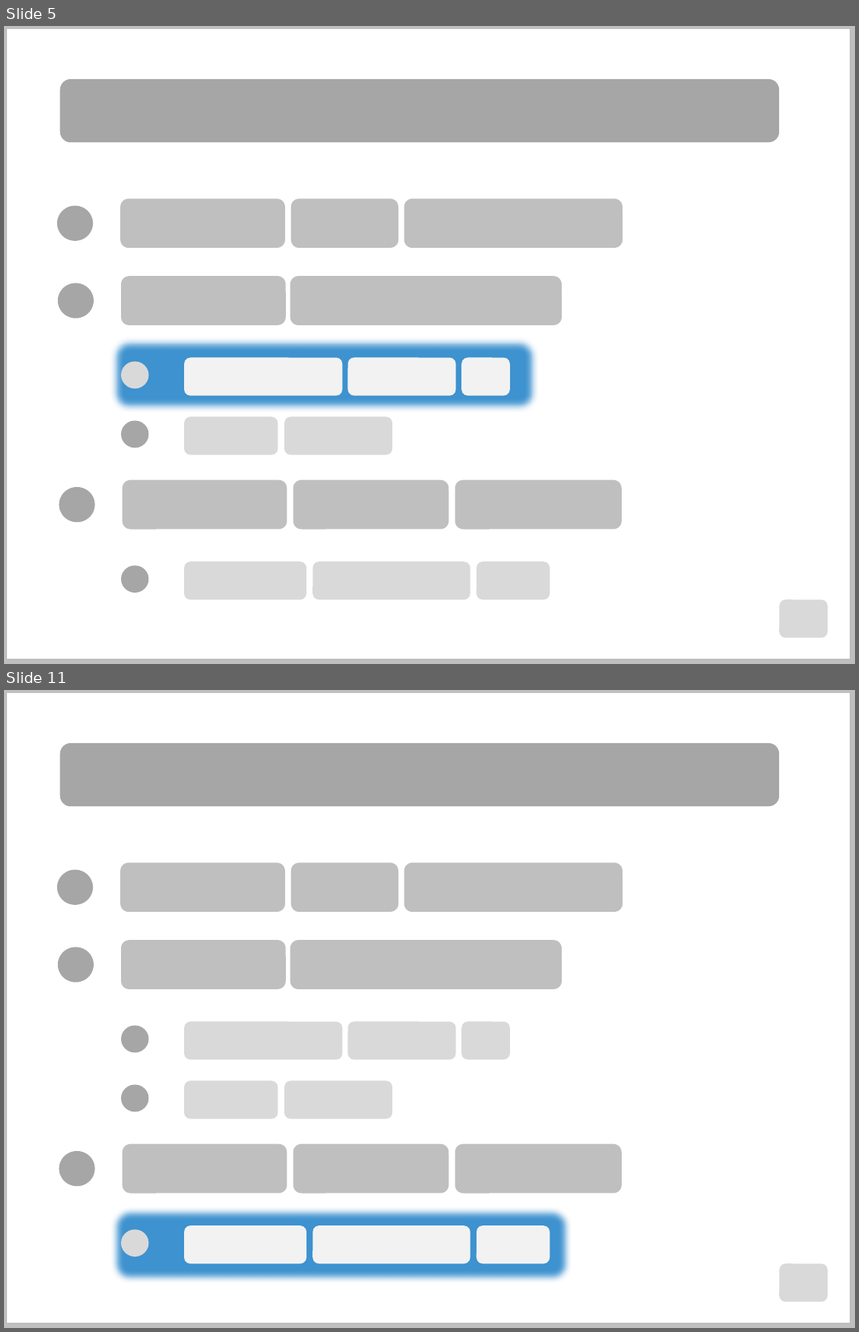
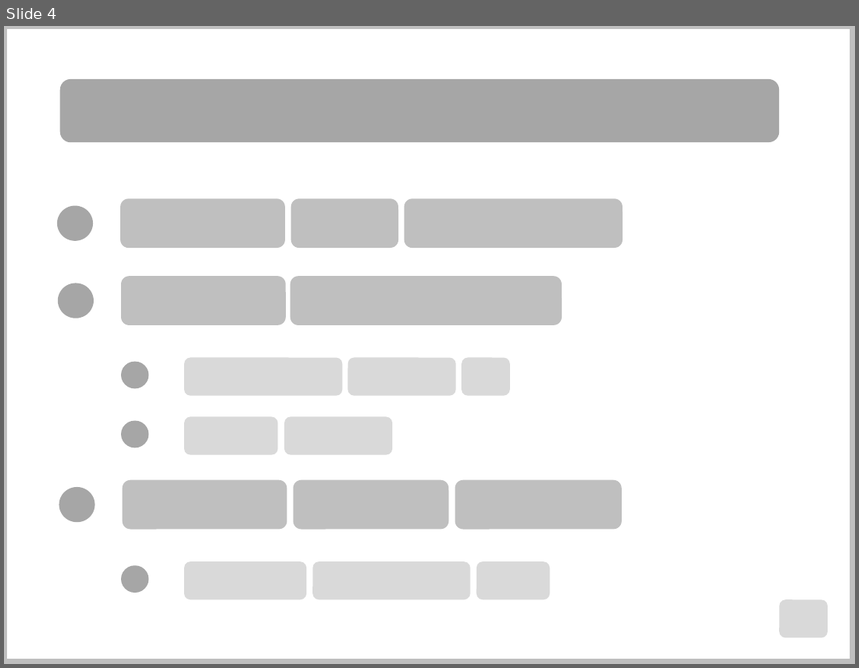
Before and after one commit to PowerPointLabs/PowerPointLabs, a slide deck: doc/Highlight points gif.pptx. Shown one above the other, each under a label of ours: slides 5 and 11 before the commit, slide 4 after it; the slides between them are not shown. The pictures are 859x1332 and 859x668 pixels, drawn with LibreOffice and Linux fonts; fonts in the diff are those of the drawing. Boxes give left, top, right and bottom in pixels: in the first picture for what was removed or moved away, otherwise in the second. Text is boxed around its words. In the diff, an @@ line names an element or a change of style, - is before the commit and + after.

```diff
--- a/doc/Highlight points gif.pptx
+++ b/doc/Highlight points gif.pptx
@@ slide 11 removed at (x1=4, y1=690, x2=855, y2=1328), background #FFFFFF; not listed: 1 template element that a slide beside it also shows @@
@@ rounded rectangle removed at (x1=59, y1=743, x2=778, y2=807) @@
@@ ellipse removed at (x1=57, y1=871, x2=94, y2=907) @@
@@ rounded rectangle removed at (x1=121, y1=863, x2=285, y2=911) @@
@@ rounded rectangle removed at (x1=291, y1=863, x2=398, y2=911) @@
@@ rounded rectangle removed at (x1=404, y1=863, x2=623, y2=911) @@
@@ ellipse removed at (x1=57, y1=948, x2=94, y2=983) @@
@@ rounded rectangle removed at (x1=121, y1=941, x2=285, y2=990) @@
@@ rounded rectangle removed at (x1=291, y1=941, x2=563, y2=990) @@
@@ ellipse removed at (x1=121, y1=1026, x2=148, y2=1054) @@
@@ rounded rectangle removed at (x1=185, y1=1022, x2=342, y2=1060) @@
@@ rounded rectangle removed at (x1=349, y1=1022, x2=457, y2=1060) @@
@@ rounded rectangle removed at (x1=462, y1=1022, x2=510, y2=1060) @@
@@ ellipse removed at (x1=121, y1=1086, x2=148, y2=1113) @@
@@ rounded rectangle removed at (x1=185, y1=1081, x2=278, y2=1120) @@
@@ rounded rectangle removed at (x1=285, y1=1081, x2=393, y2=1120) @@
@@ rounded rectangle removed at (x1=123, y1=1145, x2=287, y2=1195) @@
@@ rounded rectangle removed at (x1=294, y1=1145, x2=449, y2=1195) @@
@@ rounded rectangle removed at (x1=455, y1=1145, x2=621, y2=1195) @@
@@ ellipse removed at (x1=59, y1=1152, x2=95, y2=1188) @@
@@ rounded rectangle removed at (x1=110, y1=1207, x2=572, y2=1281) @@
@@ ellipse removed at (x1=121, y1=1230, x2=148, y2=1258) @@
@@ rounded rectangle removed at (x1=185, y1=1227, x2=308, y2=1265) @@
@@ rounded rectangle removed at (x1=313, y1=1227, x2=470, y2=1265) @@
@@ rounded rectangle removed at (x1=477, y1=1227, x2=549, y2=1265) @@
@@ rounded rectangle removed at (x1=778, y1=1265, x2=828, y2=1303) @@
@@ what was slide 5 is now slide 4 @@
@@ slide 4 changed as well @@
@@ rounded rectangle removed at (x1=110, y1=337, x2=538, y2=411) @@
@@ ellipse at (x1=121, y1=362, x2=148, y2=390): fill #D9D9D9 to #A6A6A6 @@
@@ fill #F2F2F2 to #D9D9D9 in 3 elements at (x1=185, y1=358, x2=342, y2=396), (x1=349, y1=358, x2=457, y2=396), (x1=462, y1=358, x2=510, y2=396) @@
```
Also in this commit, not shown: 3 other slides changed, 7 other slides removed.
